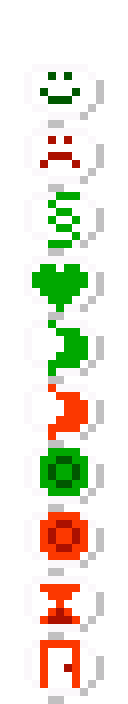
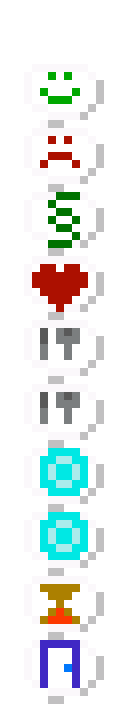
Layers edited between the first and the second (128, 704) image:
painted on "Layer" over bbox(32, 72, 88, 688)
